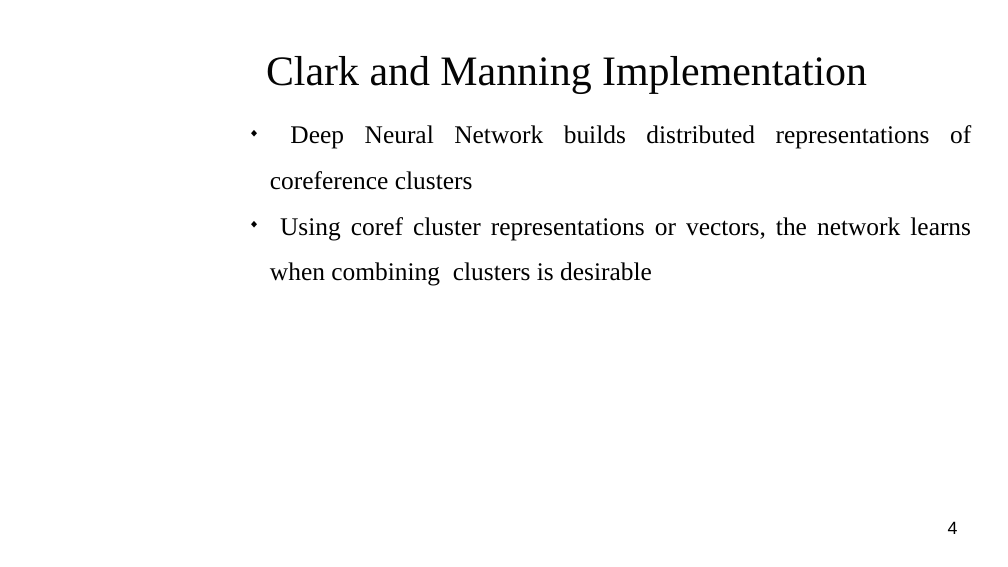
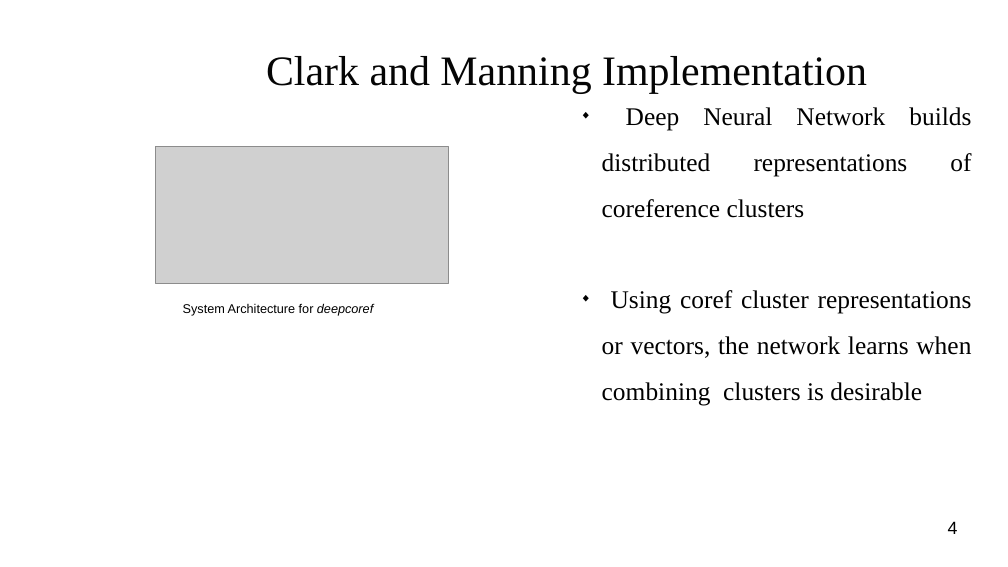
Before and after one commit to masonedmison/coref, a slide deck: slide 4 of documentation/presentation/cs710_presentation.odp. Drawn at 1008x567 pixels with LibreOffice and Linux fonts; fonts in the diff are those of the drawing; grey boxes stand for pictures; background and template pictures are left out. Boxes give left, top, right and bottom in pixels: in the first picture for what was removed or moved away, otherwise in the second. Text is boxed around its words. In the diff, an @@ line names an element or a change of style, - is before the commit and + after.

```diff
--- a/documentation/presentation/cs710_presentation.odp
+++ b/documentation/presentation/cs710_presentation.odp
@@ subtitle "Deep Neural Network builds distributed ..." rewrapped from [270,125,971,286] to [602,107,972,406] @@
@@ picture added at [155,146,448,284] @@
@@ text added at [183,303,373,316], 10 pt, text #000000 @@
+System Architecture for deepcoref
```
Also in this commit, not shown: 3 other slides changed, 4 slides added, 23 other files.
